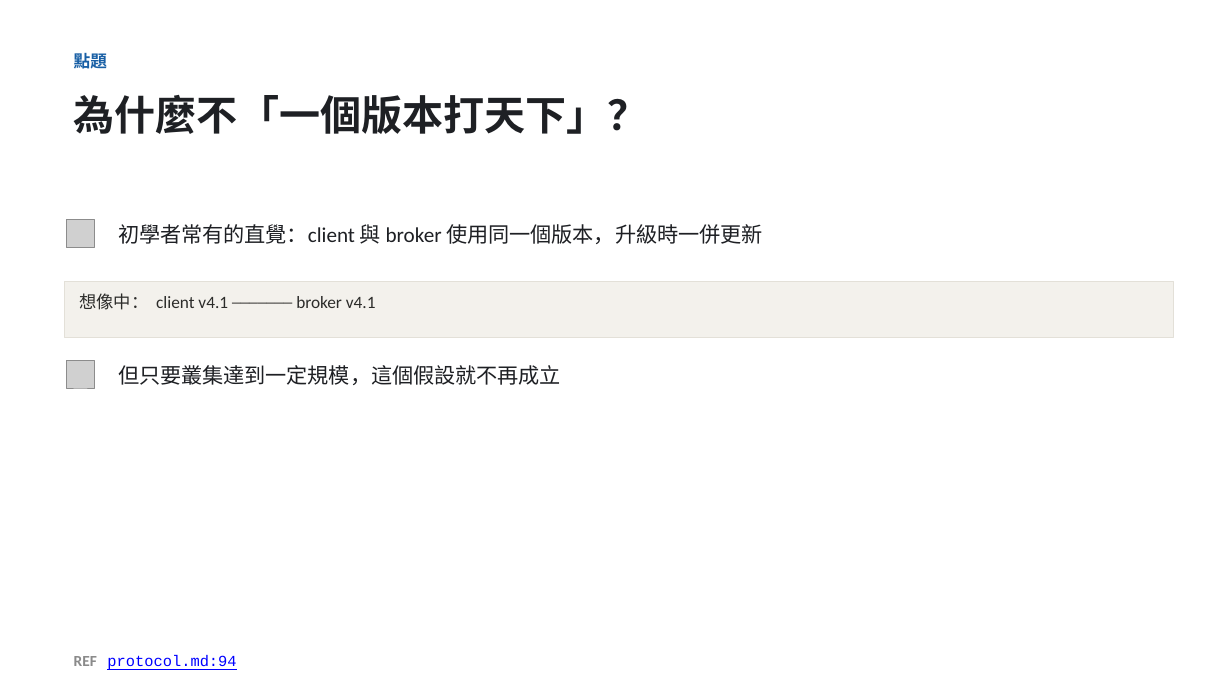
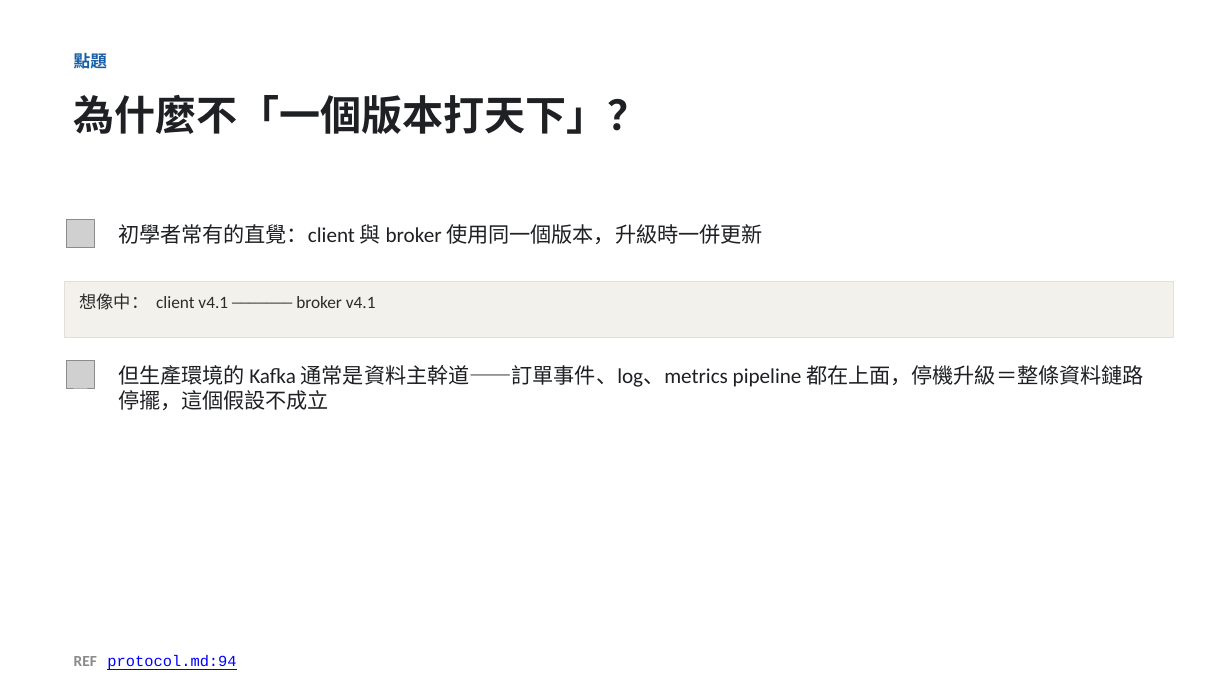
Before and after one commit to unknowntpo/kafka, a slide deck: slide 3 of study/version-control/kafka-version-negotiation.pptx. Drawn at 1232x693 pixels with LibreOffice and Linux fonts; fonts in the diff are those of the drawing; grey boxes stand for pictures. Boxes give left, top, right and bottom in pixels: in the first picture for what was removed or moved away, otherwise in the second. Text is boxed around its words. In the diff, an @@ line names an element or a change of style, - is before the commit and + after.

Commit message:
study(version-control): 套用 Eric round-2 review（10 條）＋修正一個事實錯誤
- 重大更正：replication 路徑不送 ApiVersionsRequest（BrokerBlockingSender discoverBrokerVersions=false）；
  broker→controller/KRaft 為 true——原「三條線都先握手」陳述有誤，deck/outline/rpc doc 同步更正
- 術語精確化：不用「握手」（非 Kafka 用語）改「送 ApiVersionsRequest 查詢」；「能力世代」→ finalized feature level；
  「能力」→ supported versions；「複製」→ partition replication；「自刻」→ 繞過協商直接送出；「關線」→ 關閉連線
- 點題改「生產環境資料主幹道不能停機」；動機 client 例子具體化（IoT/車載/batch job）
- 截斷 2.1 標明雙向要求；隨堂考正解補「ApiVersions 為何是例外」的解釋
- review 記錄存 review-eric-round2.md

```diff
--- a/study/version-control/kafka-version-negotiation.pptx
+++ b/study/version-control/kafka-version-negotiation.pptx
@@ text at <box>118,365,1143,410</box>: text changed @@
-但只要叢集達到一定規模，這個假設就不再成立
+但生產環境的 Kafka 通常是資料主幹道——訂單事件、log、metrics pipeline 都在上面，停機升級＝整條資料鏈路停擺，這個假設不成立
```
Also in this commit, not shown: 10 other slides changed, 10 other files.
